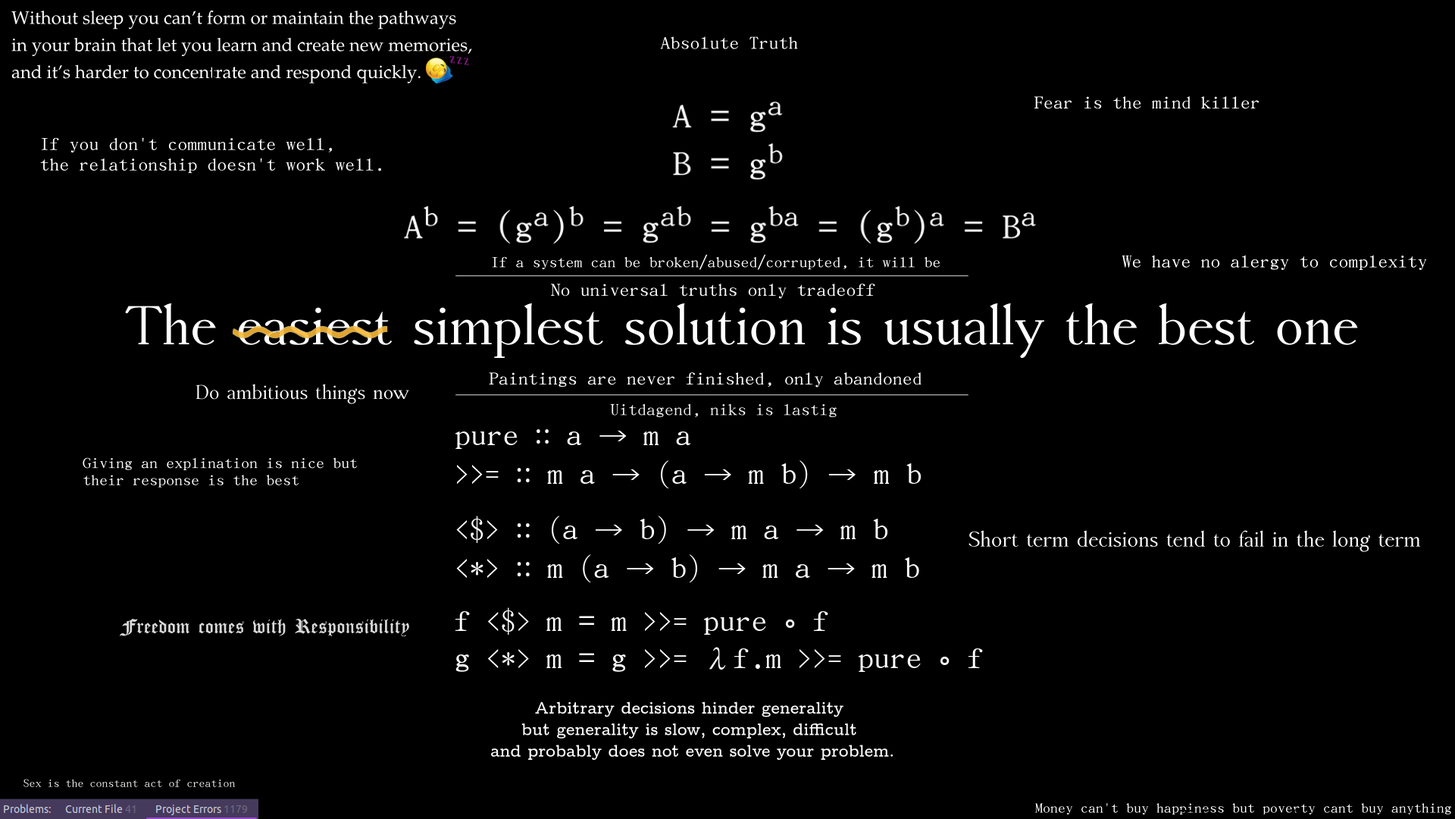
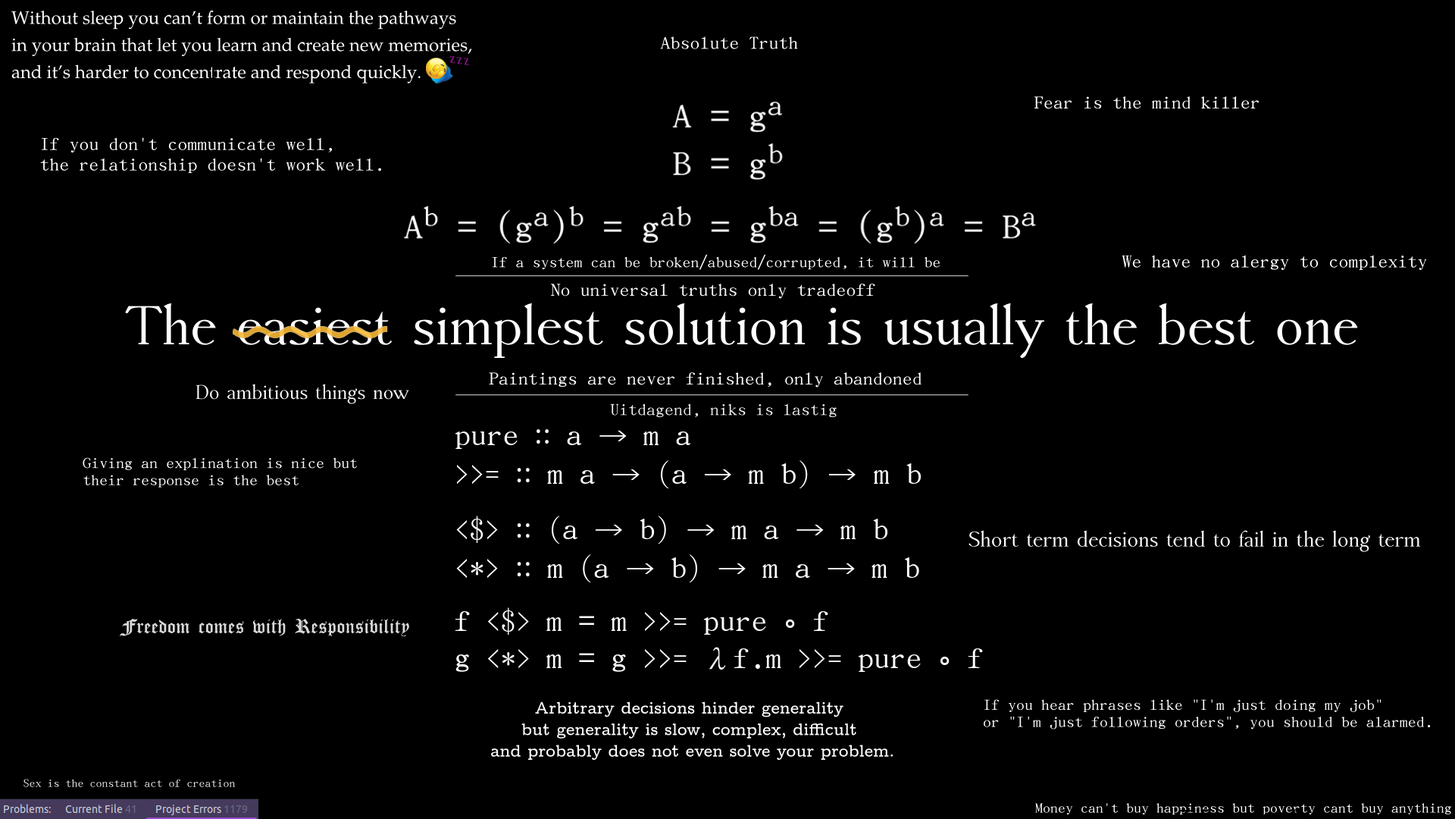
Comparing the layer stacks of the two (1455, 819) images. Changes:
painted on "Tekenlaag 3 (geplakt)" over [983, 698, 1432, 730]
painted on "monads big" over [983, 698, 1019, 727]
painted on "sleep + arbitrary hinders" over [983, 698, 1432, 730]
painted on "background" over [983, 698, 1432, 730]
